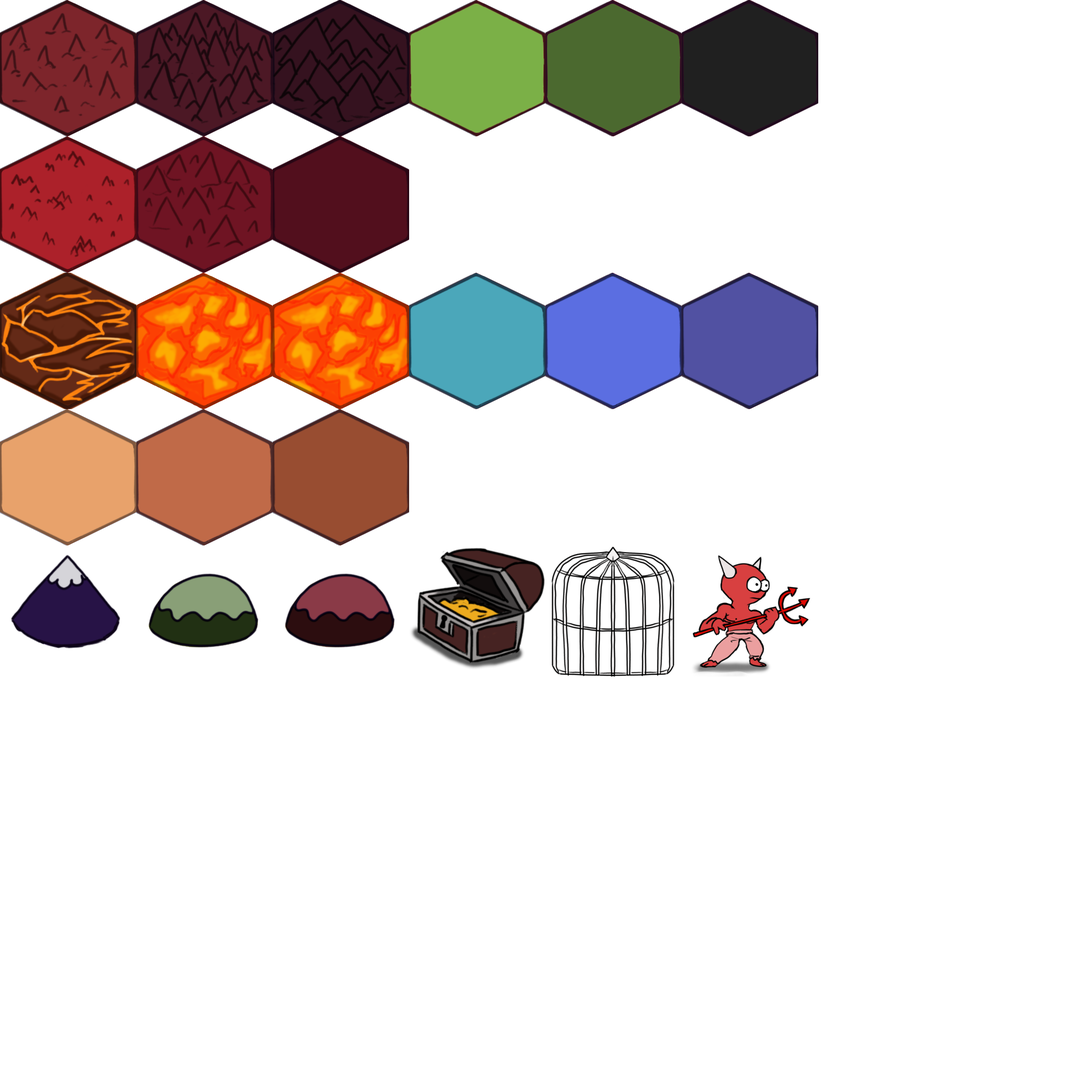
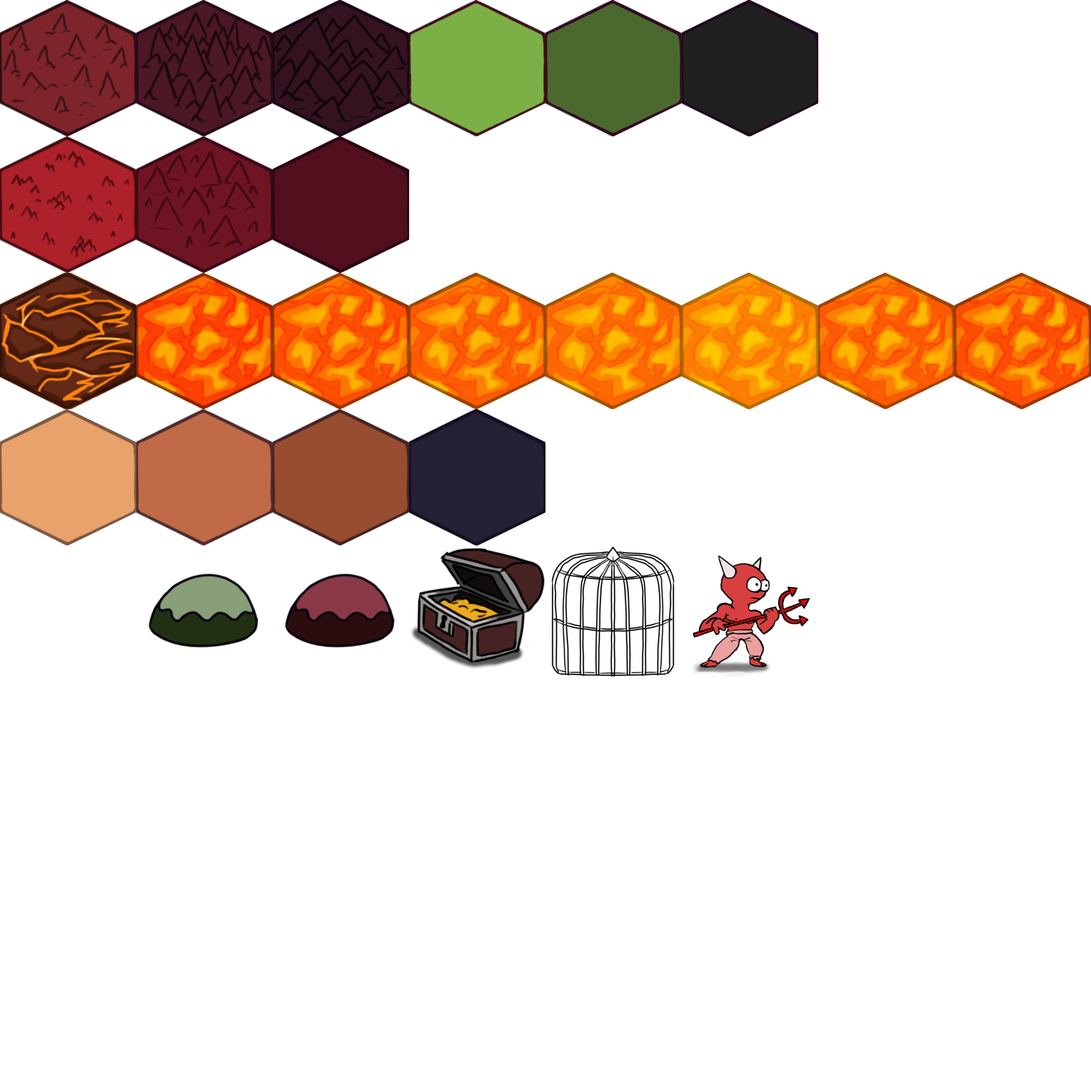
Comparing the layer stacks of the two 1091 x 1091 images. Changes:
added group "Group 23" with 15 layers in group "Group 2" over [272, 272, 1091, 444]
added layer "Copy of Paint Layer 24" (1st of 2, in "Group 2" › "Group 23") (screen, 8%) in group "Group 23" over [545, 272, 1091, 410]
added layer "Copy of Paint Layer 24" (2nd of 2, in "Group 2" › "Group 23") (screen, 8%) in group "Group 23" over [409, 272, 956, 444]
added layer "Paint Layer 24" (1st of 5, in "Group 2" › "Group 23") (screen, 8%) in group "Group 23" over [272, 272, 819, 444]
added layer "Paint Layer 24" (2nd of 5, in "Group 2" › "Group 23") (screen, 8%) in group "Group 23" over [272, 272, 819, 444]
added layer "Paint Layer 24" (3rd of 5, in "Group 2" › "Group 23") (screen, 8%) in group "Group 23" over [272, 272, 819, 444]
added layer "Paint Layer 24" (4th of 5, in "Group 2" › "Group 23") (screen, 8%) in group "Group 23" over [272, 272, 819, 444]
added layer "Paint Layer 24" (5th of 5, in "Group 2" › "Group 23") (screen, 8%) in group "Group 23" over [272, 272, 819, 410]
added layer "Clone Layer 20" in group "Group 23" over [375, 272, 580, 444]
moved "Clone Layer 8" into group "Group 23" over [272, 272, 410, 410]
